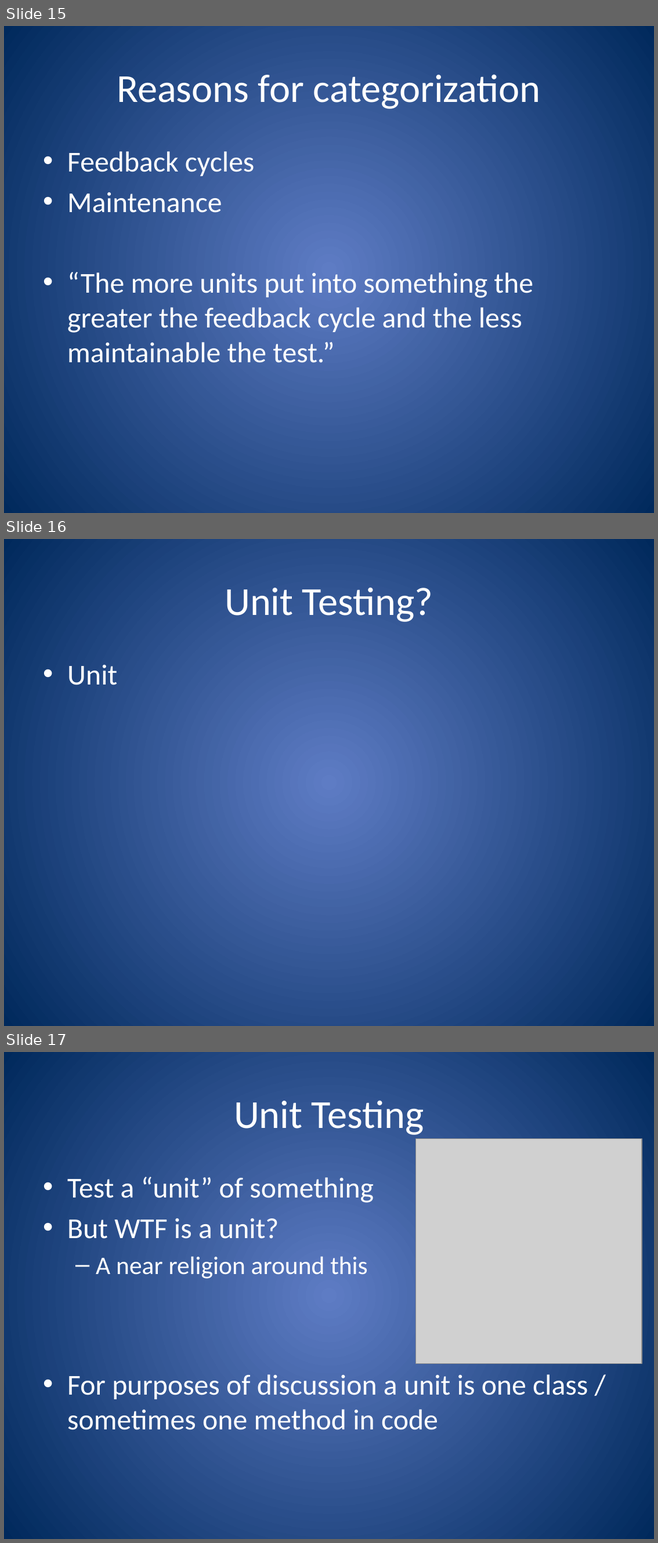
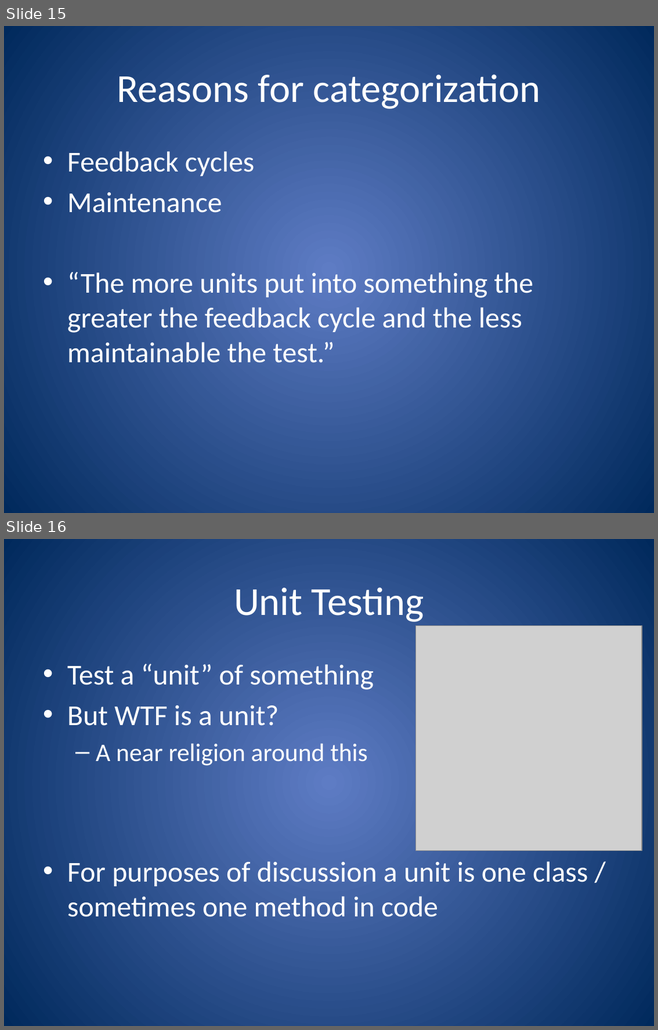
Before and after one commit to ferventcoder/presentations, a slide deck: dotNet/powershellbdd/AutomatedTestingForPowerShell.pptx. Shown one above the other, each under a label of ours: slides 15, 16 and 17 before the commit, slides 15 and 16 after it. The pictures are 658x1543 and 658x1030 pixels, drawn with LibreOffice and Linux fonts; fonts in the diff are those of the drawing; grey boxes stand for pictures. Boxes give left, top, right and bottom in pixels: in the first picture for what was removed or moved away, otherwise in the second. Text is boxed around its words. In the diff, an @@ line names an element or a change of style, - is before the commit and + after.

```diff
--- a/dotNet/powershellbdd/AutomatedTestingForPowerShell.pptx
+++ b/dotNet/powershellbdd/AutomatedTestingForPowerShell.pptx
@@ slide 16 removed at (x1=4, y1=539, x2=654, y2=1026), background gradient #5E7CC5 to #00295C @@
@@ title removed at (x1=224, y1=587, x2=433, y2=622) @@
-Unit Testing?
@@ text removed at (x1=67, y1=665, x2=117, y2=685) @@
-• Unit
@@ what was slide 17 is now slide 16 @@
```
Also in this commit, not shown: 3 slides changed, 3 slides added.
